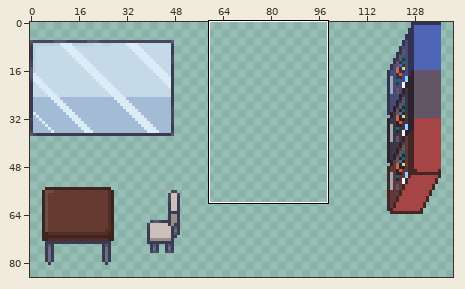
File history of a sprite sheet, science_hell/assets/tiles/main_map_extras.png. The first picture is a wide view before the edit; the outline marks the close-up.
Close-up. Before:
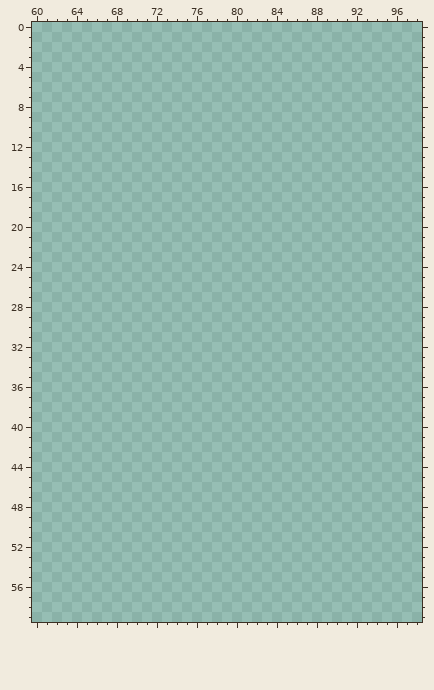
The file is 144x144 pixels. Colours within 5 levels of each other are drawn and written as one. Shown: x 60..98, y 0..59. The wide view leaves out empty margins.
After:
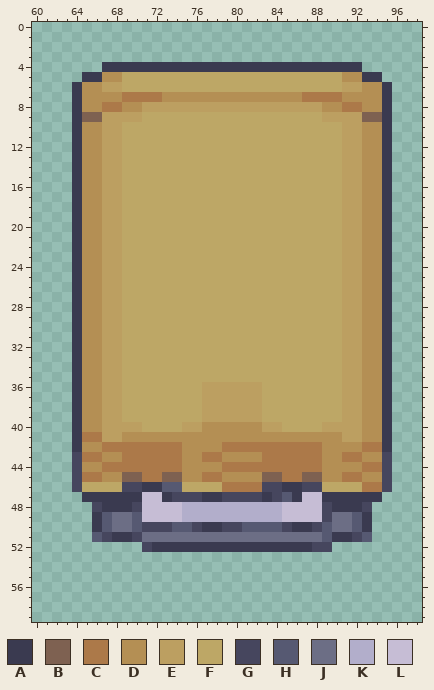
Palette (. is transparent): A #3a3a50  B #7e6151  C #ac7949  D #b48f54  E #bc9f61  F #bda766  G #46465e  H #565972  J #6c6e85  K #b2aecb  L #c6bdd5
The edit:
Changed rows in their new state; - is an unchanged pixel.
first column x 64:
 4 ---AAAAAAAAAAAAAAAAAAAAAAAAAA---
 5 -AADDFFFFFFFFFFFFFFFFFFFFFFDDAA-
 6 ADDEEFFFFFFFFFFFFFFFFFFFFFFEEDDA
 7 ADDDDCCCCDDDDDDDDDDDDDDCCCCDDDDA
 8 ADDCCDDEEEEEEEEEEEEEEEEEEDDCCDDA
 9 ABBEEEEFFFFFFFFFFFFFFFFFFEEEEBBA
10 ADDEEFFFFFFFFFFFFFFFFFFFFFFEEDDA
11 ADDEEFFFFFFFFFFFFFFFFFFFFFFEEDDA
12 ADDEEFFFFFFFFFFFFFFFFFFFFFFEEDDA
13 ADDEEFFFFFFFFFFFFFFFFFFFFFFEEDDA
14 ADDEEFFFFFFFFFFFFFFFFFFFFFFEEDDA
15 ADDEEFFFFFFFFFFFFFFFFFFFFFFEEDDA
16 ADDEEFFFFFFFFFFFFFFFFFFFFFFEEDDA
17 ADDEEFFFFFFFFFFFFFFFFFFFFFFEEDDA
18 ADDEEFFFFFFFFFFFFFFFFFFFFFFEEDDA
19 ADDEEFFFFFFFFFFFFFFFFFFFFFFEEDDA
20 ADDEEFFFFFFFFFFFFFFFFFFFFFFEEDDA
21 ADDEEFFFFFFFFFFFFFFFFFFFFFFEEDDA
22 ADDEEFFFFFFFFFFFFFFFFFFFFFFEEDDA
23 ADDEEFFFFFFFFFFFFFFFFFFFFFFEEDDA
24 ADDEEFFFFFFFFFFFFFFFFFFFFFFEEDDA
25 ADDEEFFFFFFFFFFFFFFFFFFFFFFEEDDA
26 ADDEEFFFFFFFFFFFFFFFFFFFFFFEEDDA
27 ADDEEFFFFFFFFFFFFFFFFFFFFFFEEDDA
28 ADDEEFFFFFFFFFFFFFFFFFFFFFFEEDDA
29 ADDEEFFFFFFFFFFFFFFFFFFFFFFEEDDA
30 ADDEEFFFFFFFFFFFFFFFFFFFFFFEEDDA
31 ADDEEFFFFFFFFFFFFFFFFFFFFFFEEDDA
32 ADDEEFFFFFFFFFFFFFFFFFFFFFFEEDDA
33 ADDEEFFFFFFFFFFFFFFFFFFFFFFEEDDA
34 ADDEEFFFFFFFFFFFFFFFFFFFFFFEEDDA
35 ADDEEFFFFFFFFFFFFFFFFFFFFFFEEDDA
36 ADDEEFFFFFFFFEEEEEEFFFFFFFFEEDDA
37 ADDEEFFFFFFFFEEEEEEFFFFFFFFEEDDA
38 ADDEEFFFFFFFFEEEEEEFFFFFFFFEEDDA
39 ADDEEFFFFFFFFEEEEEEFFFFFFFFEEDDA
40 ADDEEEEFFFFEEDDDDDDEEFFFFEEEEDDA
41 ACCEEDDDDDDDDDDDDDDDDDDDDDDEEDDA
42 ADDCCCCCCCCDDDDCCCCCCCCCCDDDDCCA
43 GCCDDCCCCCCDDCCDDDDCCCCCCDDCCDDG
44 GDDCCCCCCCCDDDDCCCCCCCCCCDDDDCCG
45 GCCDDBBCCBBDDCCDDDDBBCCBBDDCCDDG
46 GFFFFGGAAHHFFFFCCCCGGAAGGFFFFCCG
47 -AAAAAALLAGGGAAGGGGAGHALLAAAAAA-
48 --GAAAGLLLLKKKKKKKKKKLLLLGAAAG--
49 --AHJJHLLLLKKKKKKKKKKLLLLGJJHA--
50 --AHJJHGGGHHGAAGGHHHHGAAGHJJHA--
51 --HGAAGJJJJJJJJJJJJJJJJJJHAAGH--
52 -------GAAAAAAAAAAAAAAAAGG------
Changed places in both close-ups, as pixel boxes (x1, y1, x2, y2):
added: (72, 62, 392, 552)
